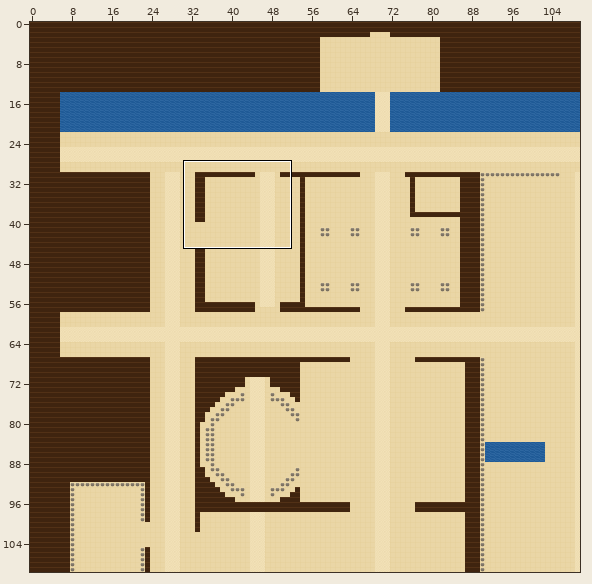
Level history. Tiled map (JSON): maps/library.tmj. The picture above shows the old version from afar; the outline marks the close-up.
Close-up. Before the edit:
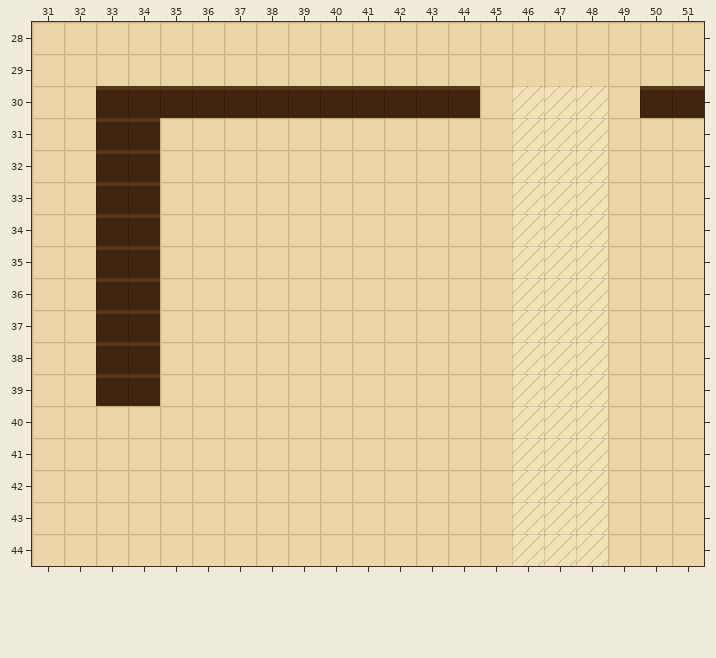
Cells are 16x16 px. Shown: x 31..51, y 28..44. The commit also changed other parts of the map, which this record leaves out.
And afterwards:
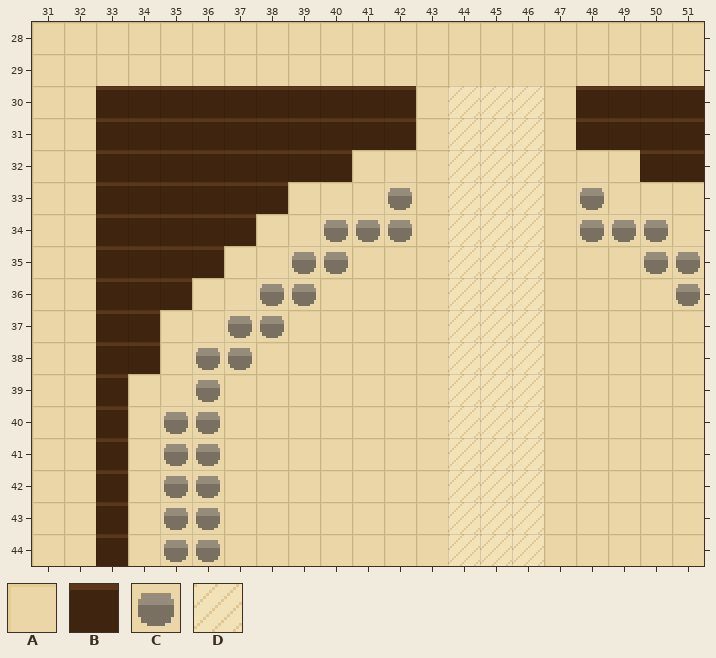
Key: from "draft": A 0, B 1, C 4, D 5.
_ is an empty cell, . an unchanged one.
The exact change:
--- layer "ground"
@@ x 33..51 @@
-30 ..........BBA.DDA..
-31 ..AAAAAAAA.AA.DDAAA
-32 ..AAAAAA...AA.DD.AA
-33 ..AAAA...A.AA.DD...
-34 ..AAA..AAA.AA.DDAA.
-35 ..AA..AA...AA.DD.AA
-36 ..A..AA....AA.DD..A
-37 ....AA.....AA.DD...
-38 ...AA......AA.DD...
-39 .B.A.......AA.DD...
-40 A.AA.......AA.DD...
-41 A.AA.......AA.DD...
-42 A.AA.......AA.DD...
-43 A.AA.......AA.DD...
-44 A.AA.......AA.DD...
+30 ..........ADD.ABB..
+31 ..BBBBBBBB.DD.ABBBB
+32 ..BBBBBB...DD.AA.BB
+33 ..BBBB...C.DD.AC...
+34 ..BBB..CCC.DD.ACCC.
+35 ..BB..CC...DD.AA.CC
+36 ..B..CC....DD.AA..C
+37 ....CC.....DD.AA...
+38 ...CC......DD.AA...
+39 .A.C.......DD.AA...
+40 B.CC.......DD.AA...
+41 B.CC.......DD.AA...
+42 B.CC.......DD.AA...
+43 B.CC.......DD.AA...
+44 B.CC.......DD.AA...
Boxes around the changes in both close-ups, in picture pixels (x1, y1, x2, y2):
changed: (96, 86, 512, 566)
changed: (544, 86, 704, 566)
